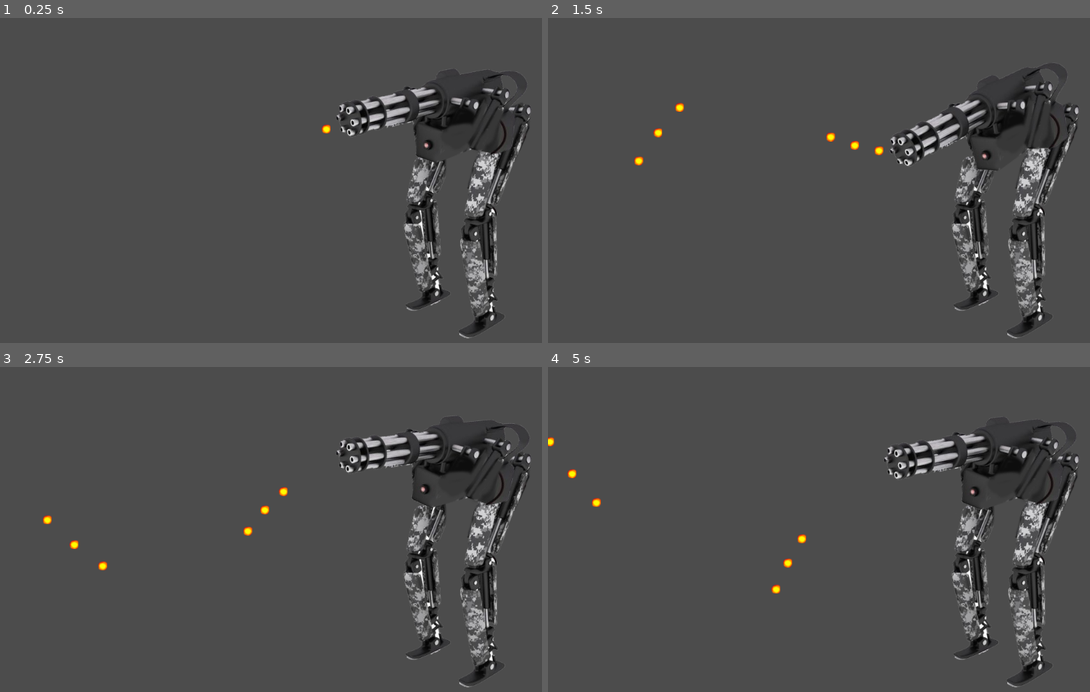
Above: before the commit, frames 1-4 (two rows, left to right).
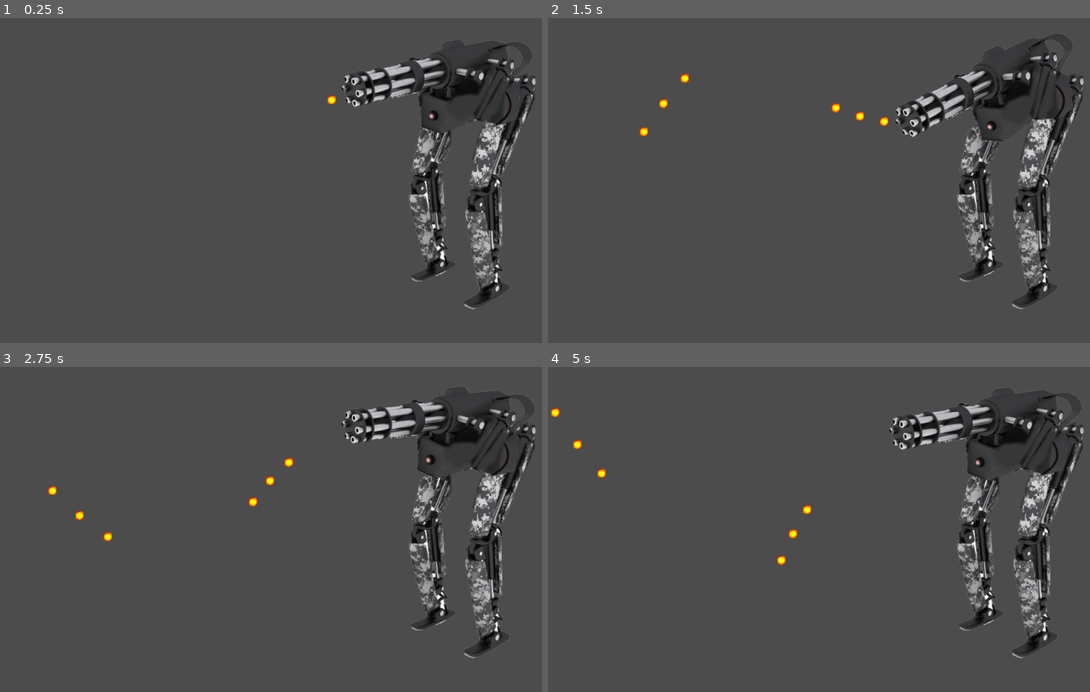
Above: after the commit, the same moments.

Repository: emilioeigler/github_gameoff_2018
Game: Godot game, scene res://scenes/MainMenu.tscn
The game is run twice, just before and just after one commit, with the same random seed, the same clock (stepped at 60 frames per second) and the same inputs.
Inputs:
- Up to frame 1 (0.25 s): no input
- Up to frame 2 (1.5 s): no input
- Up to frame 3 (2.75 s): no input
- Up to frame 4 (5 s): no input

The runs differ from the first frame. In frame 1, 9.7% of the frame differs, in the area x 59-99%, y 6-99%; in frame 2, 9.8%; in frame 3, 10%, in the area x 7-99%, y 6-99%; in frame 4, 10%.

Commit message:
added laser

Diff:
--- a/Position2D.gd
+++ b/Position2D.gd
@@ -1,13 +1,15 @@
 extends Position2D
 
 export(PackedScene) var Bala
+export(PackedScene) var Laser
 
 var angle = 0
 var direction = true
 var vectorDirection
 var vectorPosition
-var timer =0
-
+var timer = 0
+var timer2 = 0
+var counter = 0
 
 # Called when the node enters the scene tree for the first time.
 func _ready():
@@ -16,34 +18,63 @@
 # Called every frame. 'delta' is the elapsed time since the previous frame.
 func _physics_process(delta):
 	timer+=1
+	if timer2 ==0:
+		if angle<=-0.3:
+			direction = true
+		if angle>=0.4:
+			direction = false
 
-	if angle<=-0.3:
-		direction = true
-	if angle>=0.4:
-		direction = false
+		if direction:
+			rotate(0.01)
+			angle += 0.01
+		if !direction:
+			rotate(-0.01)
+			angle -= 0.01
 
-	if direction:
-		rotate(0.01)
-		angle += 0.01
-	if !direction:
-		rotate(-0.01)
-		angle -= 0.01
+		if timer==10 || timer==17 || timer==24:
+			var bala_instance = Bala.instance()
+			vectorPosition = $Sprite2/PositionBullet.global_position - global_position
+			bala_instance.pos = vectorPosition
+			bala_instance.pos.y -= 190
+			bala_instance.pos.x += 30
 
-	if timer==10 || timer==17 || timer==24:
+			vectorDirection = $Sprite2/PositionBullet.global_position
+			vectorDirection.x = $Sprite2/PositionBullet.global_position.x - global_position.x
+			vectorDirection.y = $Sprite2/PositionBullet.global_position.y - global_position.y
 
-		var bala_instance = Bala.instance()
-		vectorPosition = $Sprite2/PositionBullet.global_position - global_position
-		bala_instance.pos = vectorPosition
-		bala_instance.pos.y -= 190
-		bala_instance.pos.x += 30
-		print(vectorPosition)
-		vectorDirection = $Sprite2/PositionBullet.global_position
-		vectorDirection.x = $Sprite2/PositionBullet.global_position.x - global_position.x
-		vectorDirection.y = $Sprite2/PositionBullet.global_position.y - global_position.y
+			bala_instance.dir = vectorDirection
 
-		bala_instance.dir = vectorDirection
-
-		get_parent().add_child(bala_instance)
+			get_parent().add_child(bala_instance)
 	if timer>60:
 		timer = 0
+		counter+=1
+
+	if counter == 5:
+		timer2 = 1
+		if angle!=0:
+			if angle<=-0.3:
+				direction = true
+			if angle>=0.4:
+				direction = false
+
+			if direction:
+				rotate(0.01)
+				angle += 0.01
+			if !direction:
+				rotate(-0.01)
+				angle -= 0.01
+
+
+	if timer2 == 1:
+		var laser_instance = Laser.instance()
+		laser_instance.pos = Vector2(-75,-134)
+		laser_instance.add_collision_exception_with(self)
+		print(vectorPosition)
+		get_parent().add_child(laser_instance)
+		counter+=1
+		if counter==100:
+			timer2=0
+			timer = 0
+			counter=0
+			direction = true
 	pass
--- a/scenes/Boss.tscn
+++ b/scenes/Boss.tscn
@@ -1,9 +1,10 @@
-[gd_scene load_steps=5 format=2]
+[gd_scene load_steps=6 format=2]
 
 [ext_resource path="res://art/02.png" type="Texture" id=1]
 [ext_resource path="res://Position2D.gd" type="Script" id=2]
 [ext_resource path="res://scenes/Bala.tscn" type="PackedScene" id=3]
-[ext_resource path="res://art/01.png" type="Texture" id=4]
+[ext_resource path="res://scenes/Laser.tscn" type="PackedScene" id=4]
+[ext_resource path="res://art/01.png" type="Texture" id=5]
 
 [node name="Node2D" type="Node2D"]
 
@@ -14,10 +15,14 @@
 position = Vector2( 35.457, -188.366 )
 script = ExtResource( 2 )
 Bala = ExtResource( 3 )
+Laser = ExtResource( 4 )
 
 [node name="Sprite2" type="Sprite" parent="Position2D"]
 position = Vector2( -80.3144, 12.9567 )
-texture = ExtResource( 4 )
+texture = ExtResource( 5 )
 
 [node name="PositionBullet" type="Position2D" parent="Position2D/Sprite2"]
 position = Vector2( -153.893, 42.8564 )
+
+[node name="PositionLaser" type="Position2D" parent="Position2D/Sprite2"]
+position = Vector2( 0, 63.0068 )
--- /dev/null
+++ b/scenes/Laser.gd
@@ -0,0 +1,20 @@
+extends KinematicBody2D
+
+
+export(float) var LASER_VELOCITY = 500
+
+var dir = Vector2(-1,0)
+var pos = Vector2()
+var motion = Vector2(1, 0)
+func _ready():
+	position = pos
+
+
+func _physics_process(delta):
+	motion = dir.normalized() * LASER_VELOCITY * delta
+	var collision = move_and_collide(motion)
+
+	if (collision):
+		if (collision.collider.is_in_group("player")):
+			collision.collider.hit()
+		get_parent().remove_child(self)
--- /dev/null
+++ b/scenes/Laser.tscn
@@ -0,0 +1,27 @@
+[gd_scene load_steps=4 format=2]
+
+[ext_resource path="res://scenes/Laser.gd" type="Script" id=1]
+[ext_resource path="res://art/laser.png" type="Texture" id=2]
+
+[sub_resource type="RectangleShape2D" id=1]
+
+custom_solver_bias = 0.0
+extents = Vector2( 6.83355, 2.81575 )
+
+[node name="Laser" type="KinematicBody2D"]
+position = Vector2( 0, -0.122086 )
+input_pickable = false
+collision_layer = 1
+collision_mask = 1
+collision/safe_margin = 0.08
+motion/sync_to_physics = false
+script = ExtResource( 1 )
+LASER_VELOCITY = 500
+
+[node name="Sprite" type="Sprite" parent="."]
+position = Vector2( -0.0741014, 0.133745 )
+scale = Vector2( 0.107474, 0.0185325 )
+texture = ExtResource( 2 )
+
+[node name="CollisionShape2D" type="CollisionShape2D" parent="."]
+shape = SubResource( 1 )
--- a/scenes/MainMenu.tscn
+++ b/scenes/MainMenu.tscn
@@ -17,4 +17,4 @@
 script = ExtResource( 1 )
 
 [node name="Node2D" parent="." instance=ExtResource( 2 )]
-position = Vector2( 837.658, 359.11 )
+position = Vector2( 847.178, 305.163 )
Binary file added: art/laser.png
Not shown, added: art/laser.png.import
